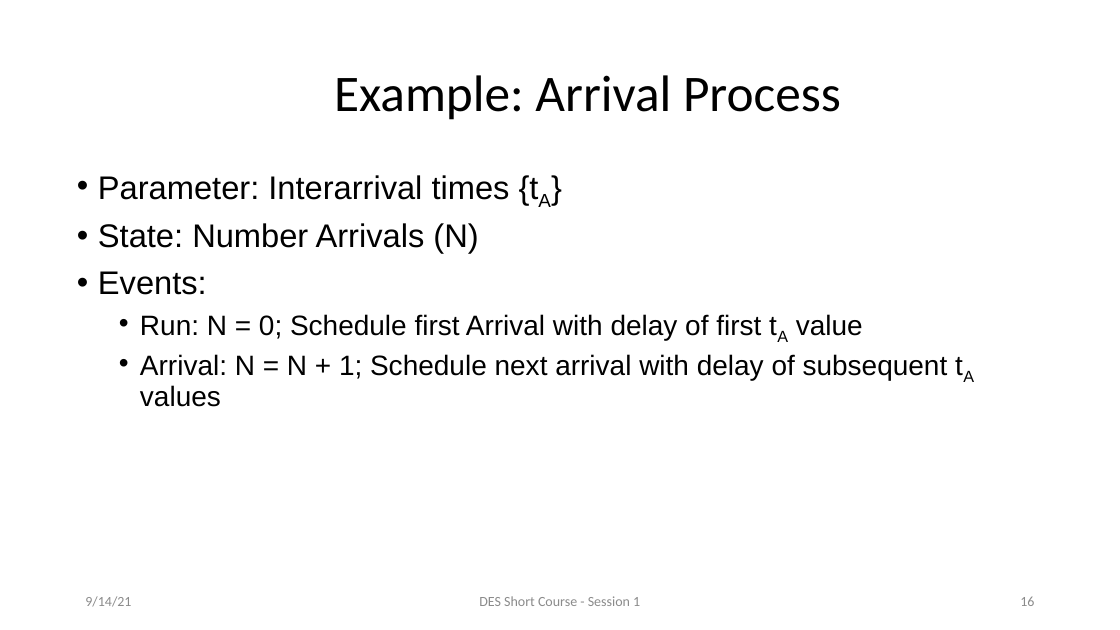
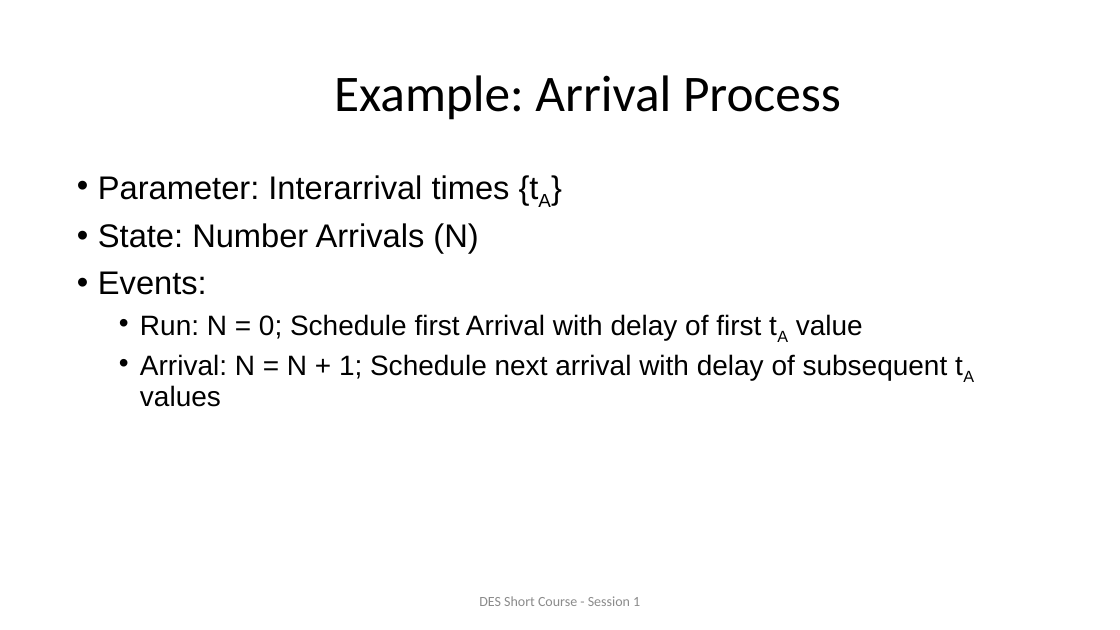
Before and after one commit to ahbuss/DESModeling, a slide deck: slide 16 of Short Course/Slides/Session 1.pptx. Drawn at 1120x630 pixels with LibreOffice and Linux fonts; fonts in the diff are those of the drawing; background and template pictures are left out. Boxes give left, top, right and bottom in pixels: in the first picture for what was removed or moved away, otherwise in the second. Text is boxed around its words. In the diff, an @@ line names an element or a change of style, - is before the commit and + after.

```diff
--- a/Short Course/Slides/Session 1.pptx
+++ b/Short Course/Slides/Session 1.pptx
@@ text removed at [85, 596, 131, 607] @@
-9/14/21
@@ page number removed at [1020, 597, 1034, 606] @@
-16
```
Also in this commit, not shown: 15 other slides changed, 8 other files.
